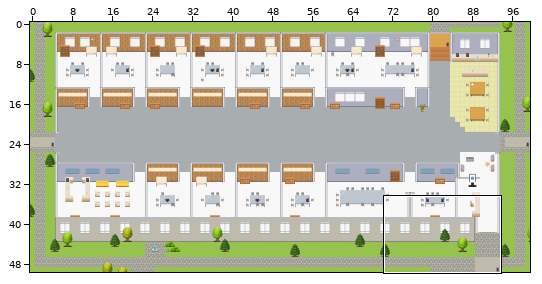
Two states of a Tiled map (JSON), maps/Cyber-Security-Culture-Enablement-Platform.tmj. Above: a wide view before the commit, with the close-up outlined.
Close-up. Before the edit:
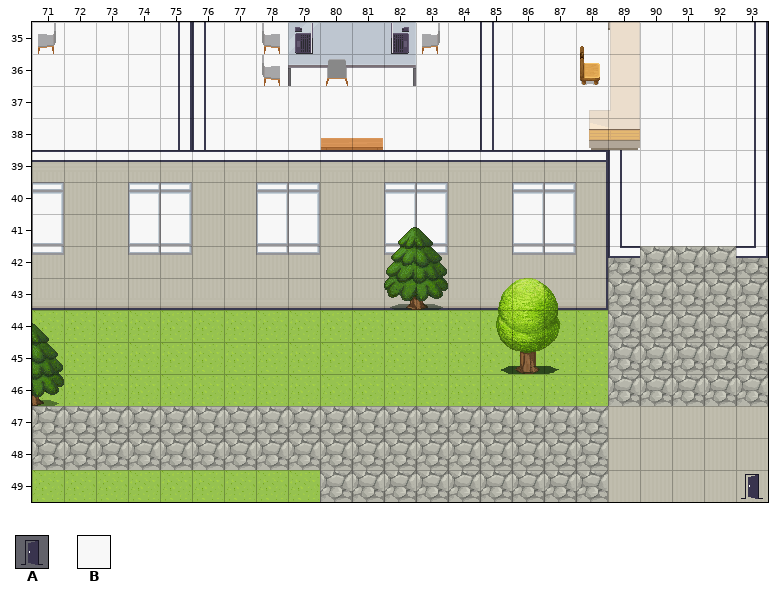
Cells are 32x32 px. Shown: x 71..93, y 35..49.
Key: from "User_Zones": A 65; from "room2": B 66.
_ is an empty cell, # one hidden under a higher layer.
Layers that did not change in this view are not listed.
Layer "floors" before, first column x 71:
35 BBBBBBBB####BBBBBBBBBBB
36 BBBBBBBBBBBBBBBBBBBBBBB
37 BBBBBBBBBBBBBBBBBBBBBBB
38 BBBBBBBBBBBBBBBBBBBBBBB
39 __________________BBBBB
40 __________________BBBBB
41 __________________BBBBB
42 _______________________
43 _______________________
44 _______________________
45 _______________________
46 _______________________
47 _______________________
48 _______________________
49 _______________________
Once edited:
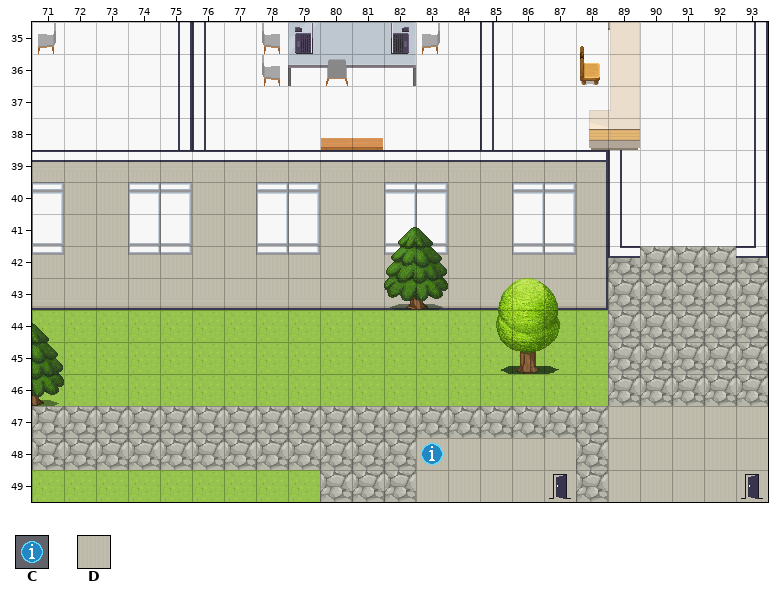
Further tiles: from "User_Zones": C 104; from "room2": D 328.
From old to new:
Layer "floors":
y 48..49: x 83..87 _____ -> DDDDD
Layer "zones":
y 48: x 83 _ -> C
y 49: x 87 _ -> A
